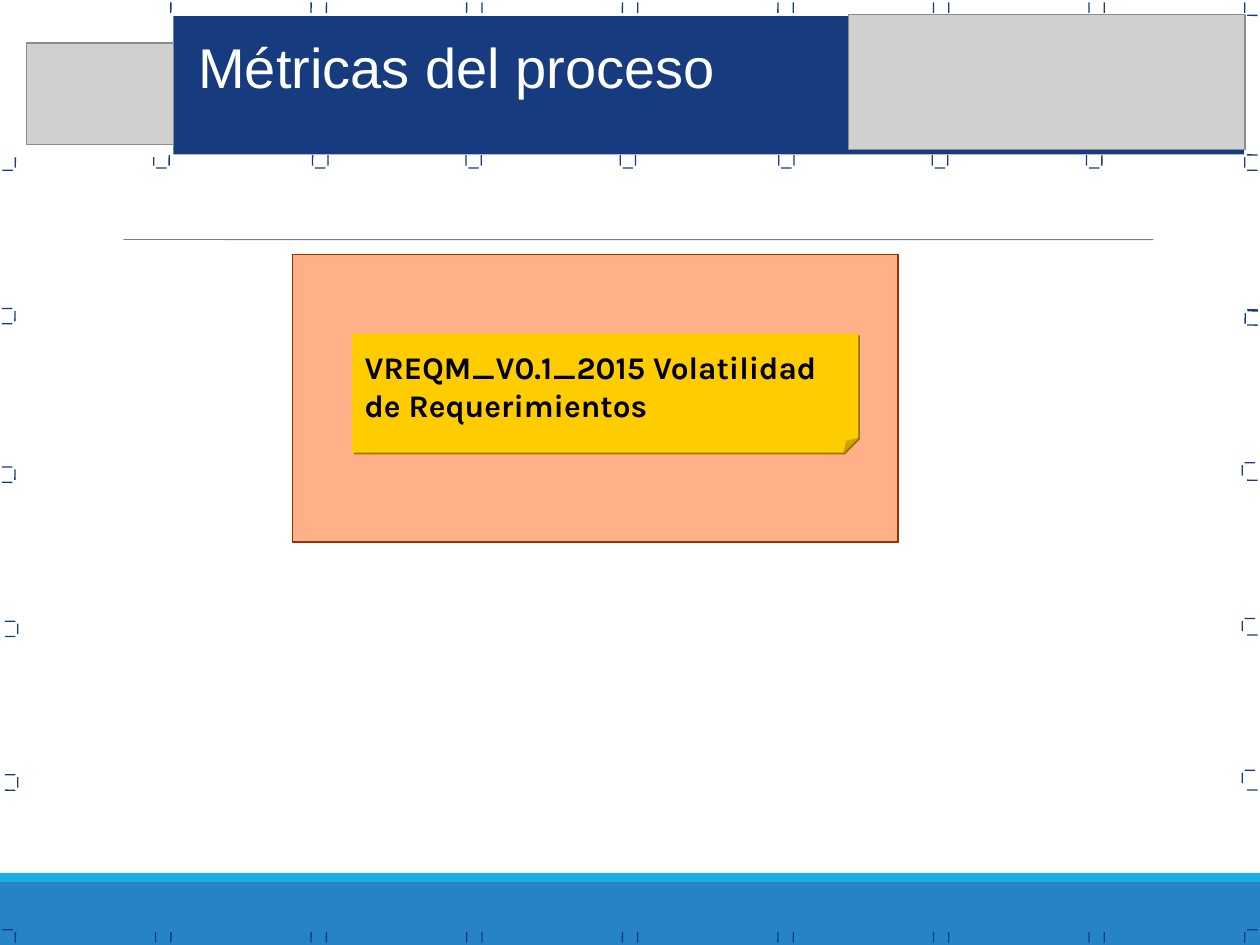
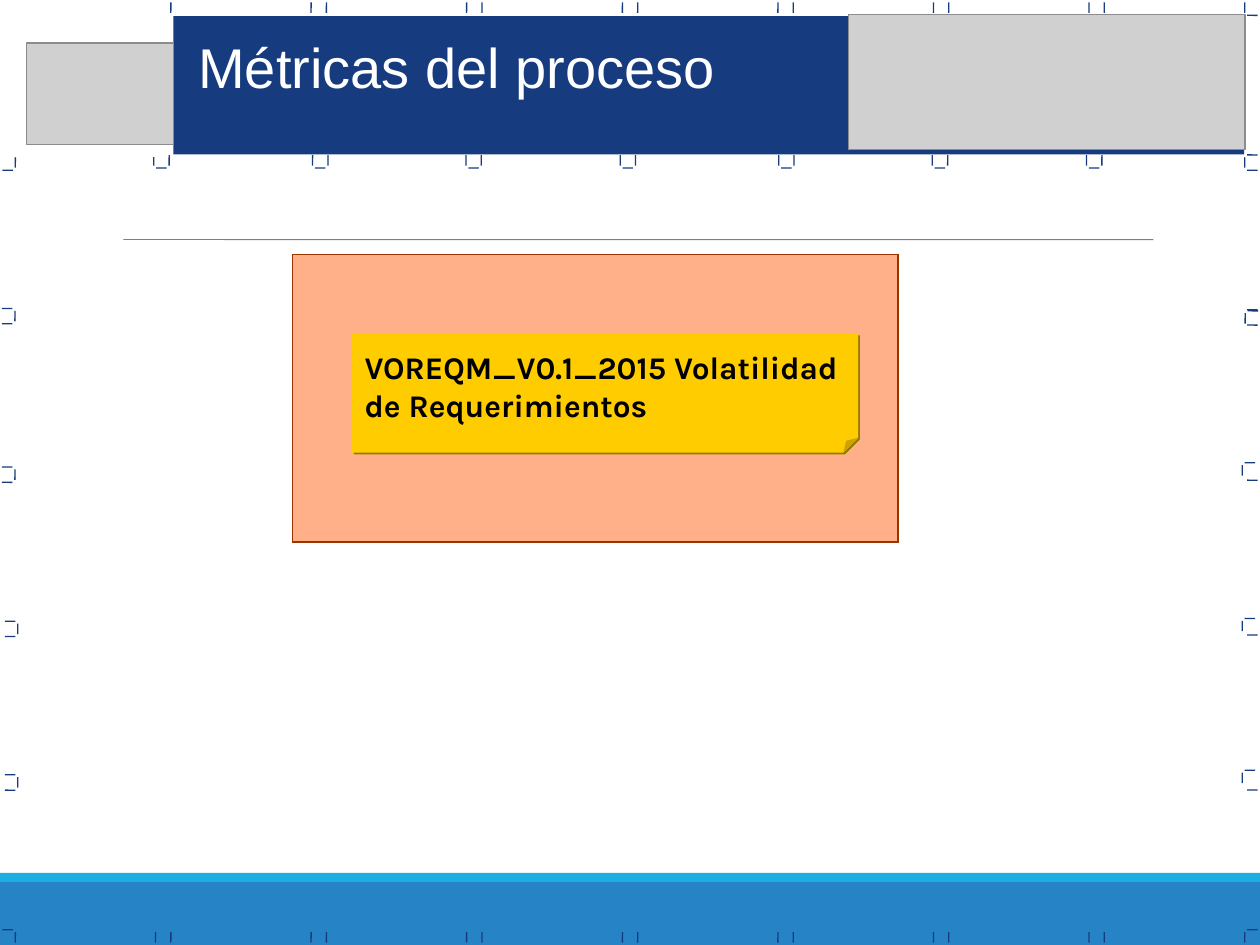
Before and after one commit to Proyecto-TopBody/TopBodySystem, a slide deck: slide 17 of Area de Proceso REQM/PGREQM_0.1_2015_Proceso Gestion Requerimientos.ppt (slide 18 before the commit). Drawn at 1260x945 pixels with LibreOffice and Linux fonts; fonts in the diff are those of the drawing; grey boxes stand for pictures. Boxes give left, top, right and bottom in pixels: in the first picture for what was removed or moved away, otherwise in the second. Text is boxed around its words. In the diff, an @@ line names an element or a change of style, - is before the commit and + after.

```diff
--- a/Area de Proceso REQM/PGREQM_0.1_2015_Proceso Gestion Requerimientos.ppt
+++ b/Area de Proceso REQM/PGREQM_0.1_2015_Proceso Gestion Requerimientos.ppt
@@ text in folded corner at bbox=[365, 356, 837, 425]: text changed @@
-VREQM_V0.1_2015 Volatilidad de Requerimientos
+VOREQM_V0.1_2015 Volatilidad de Requerimientos
```
Also in this commit, not shown: 10 other slides changed, 1 slide removed, 13 other files.
